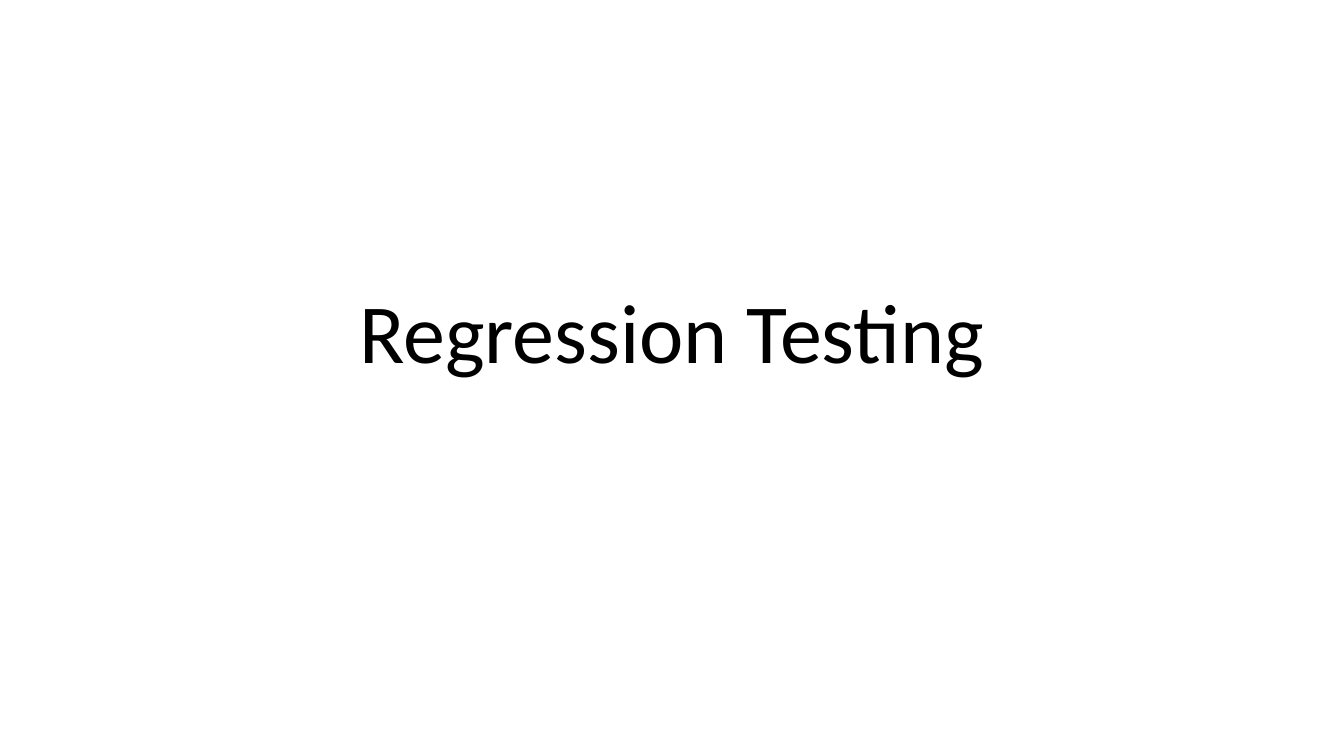
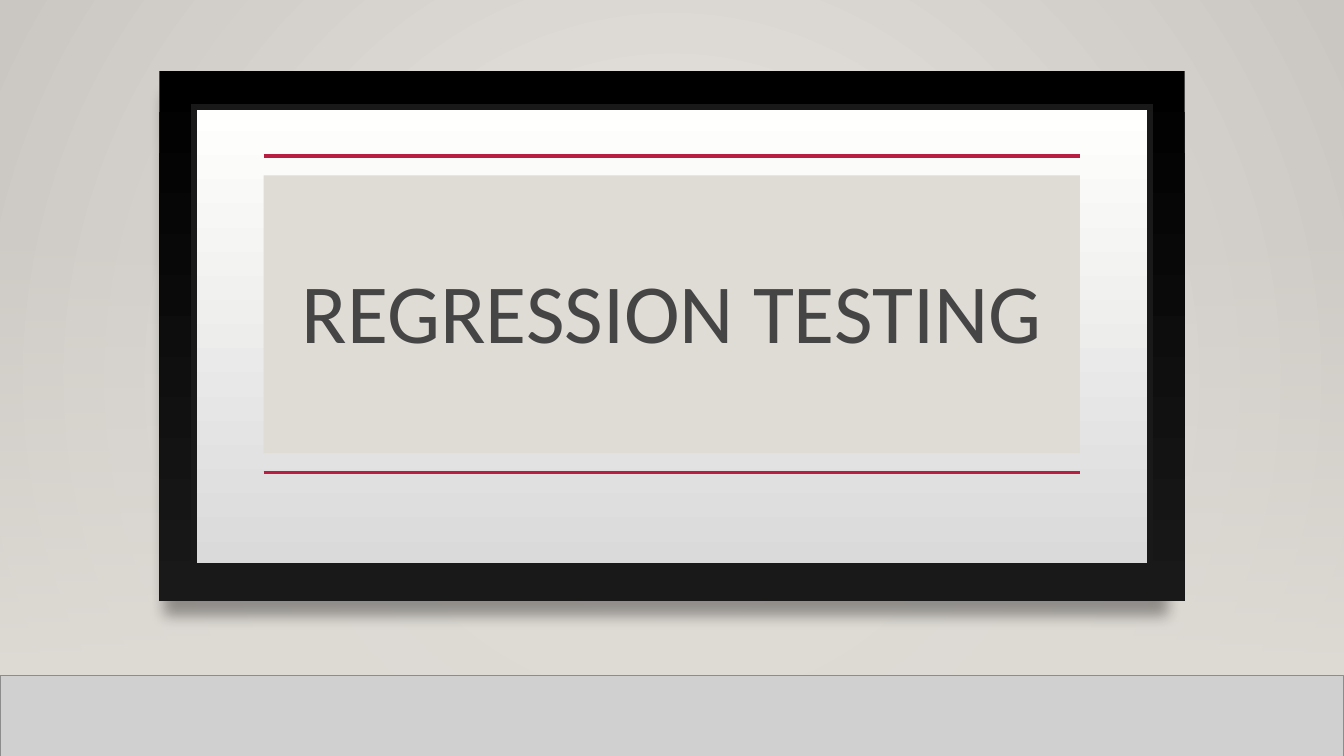
Before and after one commit to hdelreal/CypressTutorial, a slide deck: slide 17 of QA Automation.pptx (slide 12 before the commit). Drawn at 1344x756 pixels with LibreOffice and Linux fonts; fonts in the diff are those of the drawing; grey boxes stand for pictures; background and template pictures are left out. Boxes give left, top, right and bottom in pixels: in the first picture for what was removed or moved away, otherwise in the second. Text is boxed around its words. In the diff, an @@ line names an element or a change of style, - is before the commit and + after.

```diff
--- a/QA Automation.pptx
+++ b/QA Automation.pptx
@@ background #FFFFFF to gradient #ECEAE7 to #CAC7C1 @@
@@ rectangle added at box(0, 0, 1344, 756), fill gradient #ECEAE7 to #CAC7C1 @@
@@ rectangle added at box(159, 71, 1185, 601), fill gradient #000001 to #191919 @@
@@ rectangle added at box(194, 107, 1149, 566), fill gradient #DADADA to #FFFFFE, outline #191919 4 pt @@
@@ title "REGRESSION TESTING": place and size @@
-title "REGRESSION TESTING" at box(359, 305, 985, 378)
+title "REGRESSION TESTING" at box(264, 175, 1081, 454)
@@ title "REGRESSION TESTING" at box(264, 175, 1081, 454): vertical alignment bottom to middle; fill none to #DFDBD5 @@
@@ line added from (264, 156) to (1080, 156), #B71E42 2.5 pt @@
@@ rectangle added at box(0, 223, 1344, 676), fill gradient #DFDBD5 @@
@@ rectangle added at box(0, 223, 1344, 676), fill gradient #DFDBD5 @@
@@ title at box(302, 288, 1041, 344): text changed; text colour #000000 to #454545 @@
-Regression Testing
+REGRESSION TESTING
@@ line added from (266, 389) to (1219, 389), #B71E42 2.5 pt @@
@@ line added from (264, 473) to (1080, 473), #B71E42 2.5 pt @@
@@ line added from (0, 676) to (1344, 676), #000001 1 pt @@
@@ picture added at box(0, 676, 1344, 756) @@
```
Also in this commit, not shown: 9 other slides changed, 14 slides added, 9 slides removed.
